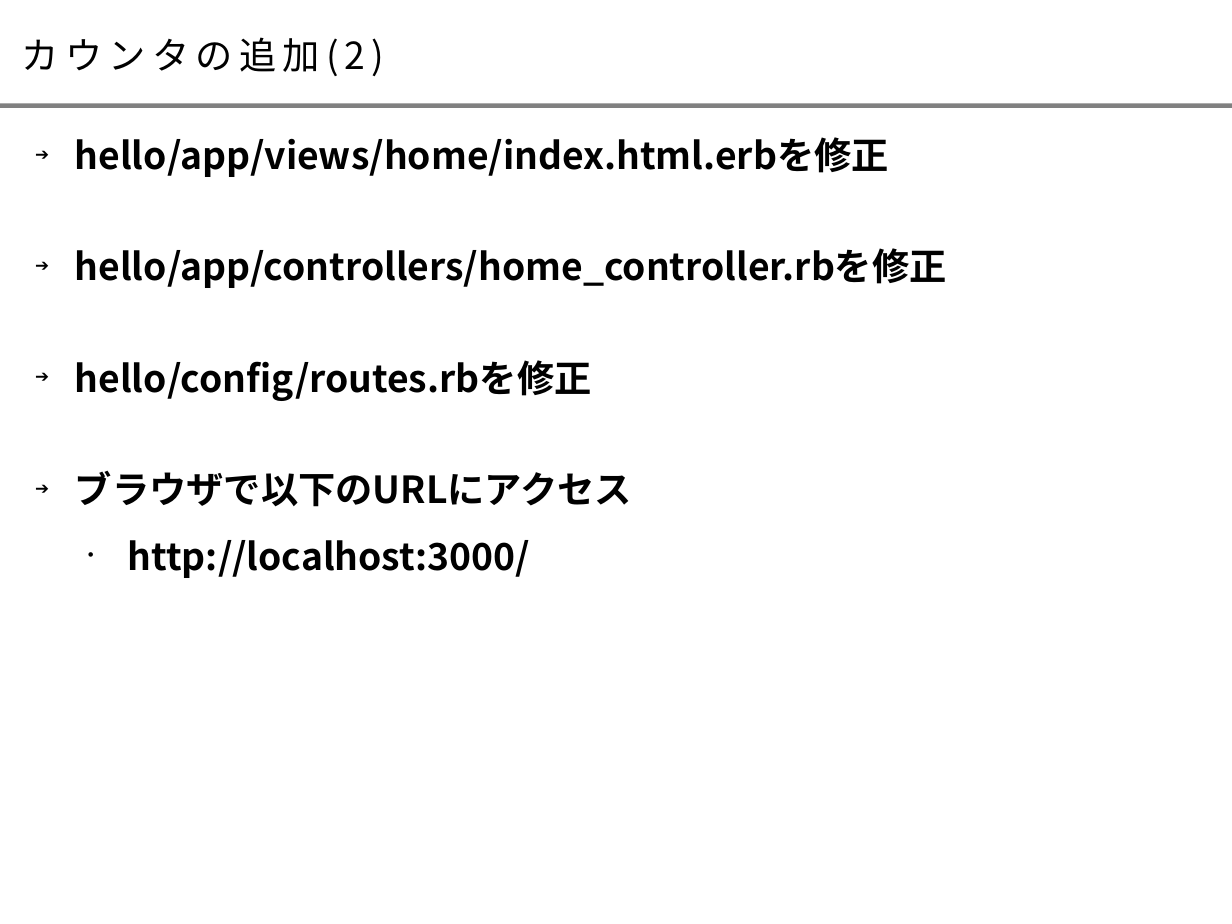
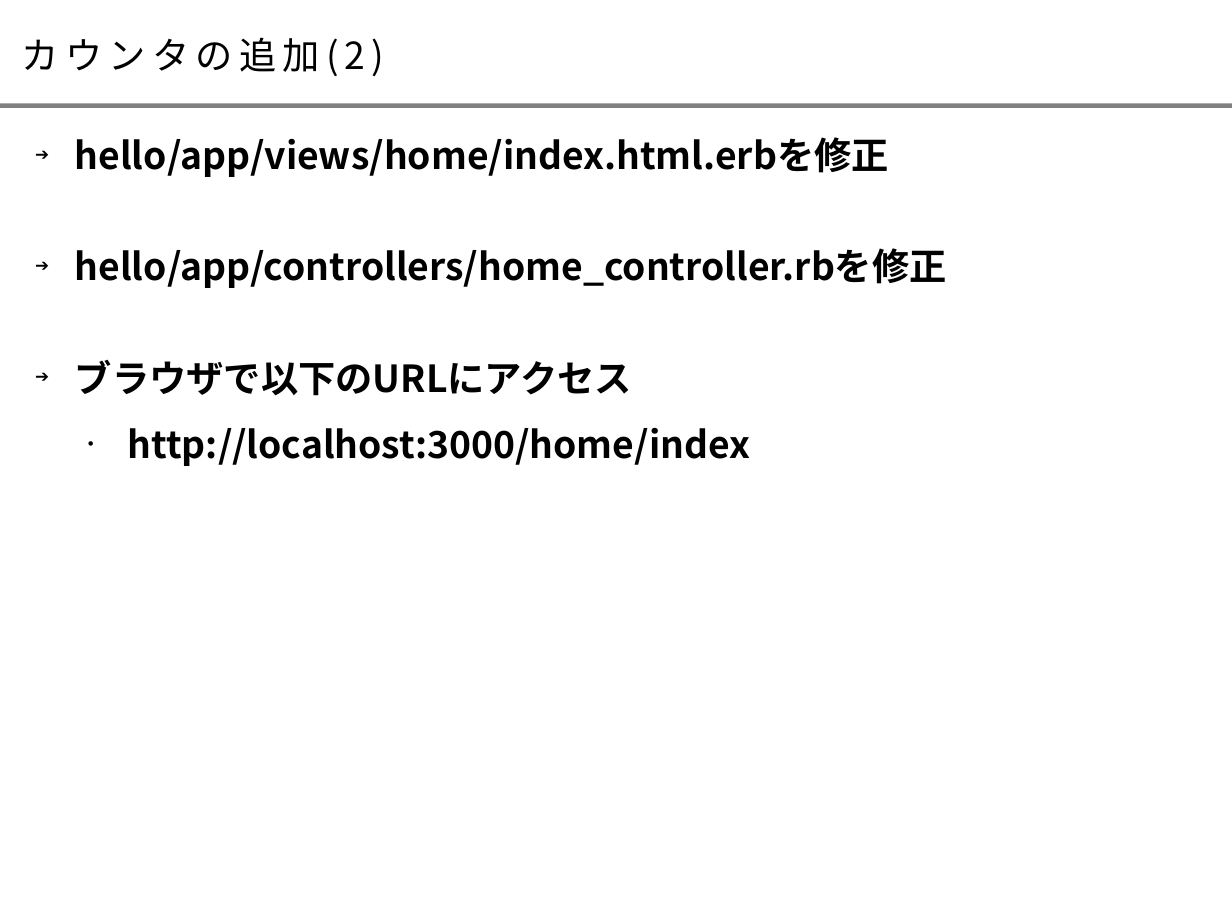
Before and after one commit to takaokouji/sitw16-hello, a slide deck: slide 16 of doc/startup_ruby_paas.odp (slide 19 before the commit). Drawn at 1232x924 pixels with LibreOffice and Linux fonts; fonts in the diff are those of the drawing. Boxes give left, top, right and bottom in pixels: in the first picture for what was removed or moved away, otherwise in the second. Text is boxed around its words. In the diff, an @@ line names an element or a change of style, - is before the commit and + after.

```diff
--- a/doc/startup_ruby_paas.odp
+++ b/doc/startup_ruby_paas.odp
@@ text at (x1=75, y1=360, x2=592, y2=401): paragraph removed @@
-➔ hello/config/routes.rbを修正
@@ text at (x1=128, y1=427, x2=751, y2=466): text changed @@
-  • http://localhost:3000/
+  • http://localhost:3000/home/index
```
Also in this commit, not shown: 8 other slides changed, 4 slides removed.
